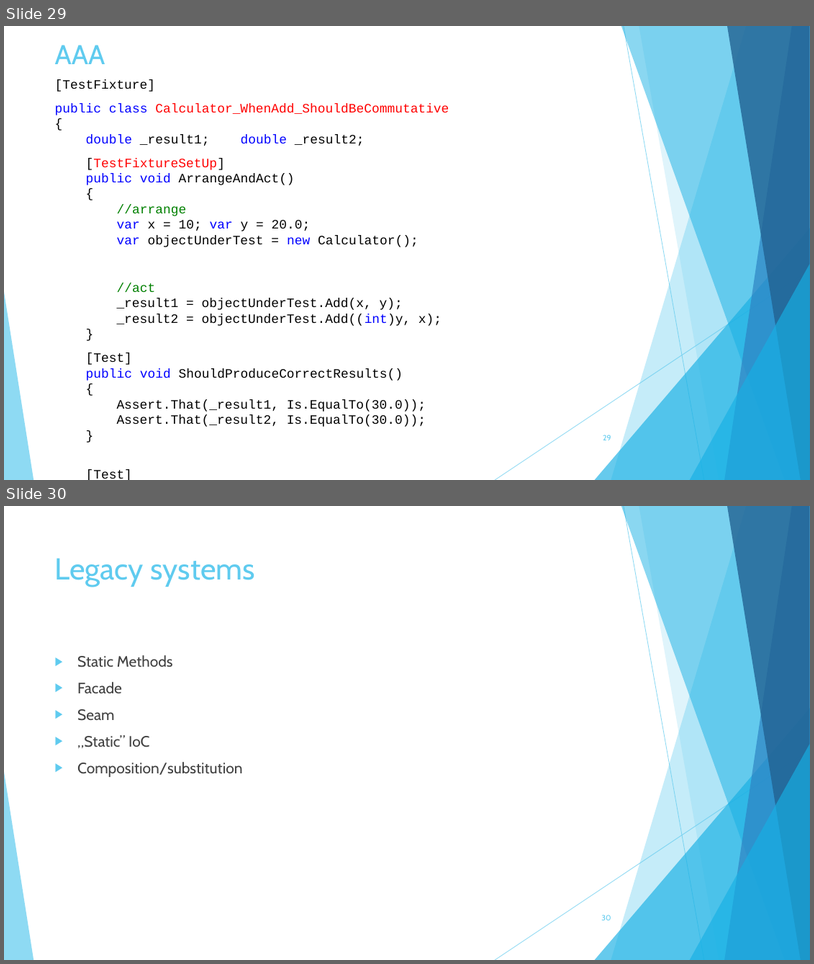
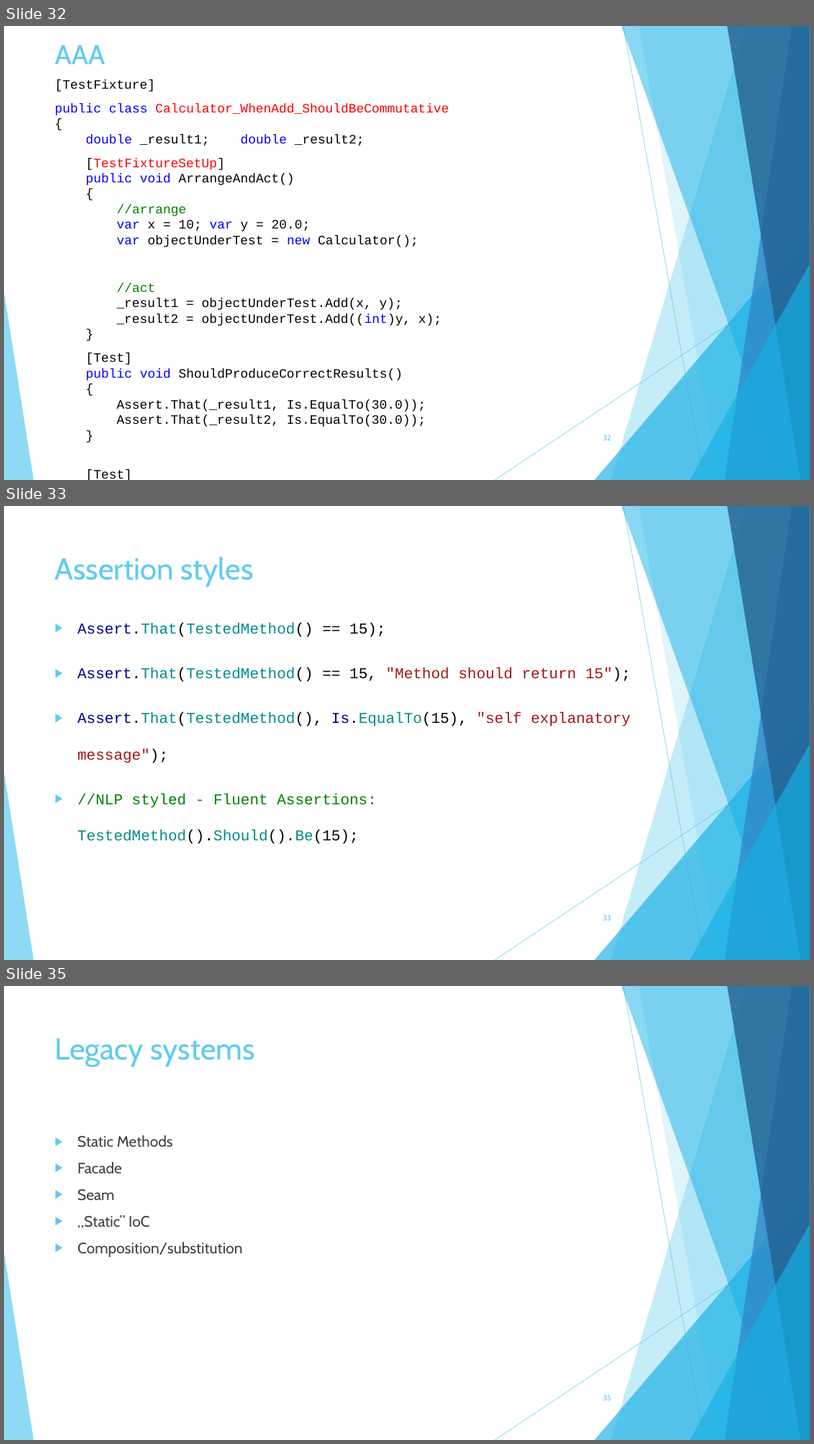
Before and after one commit to szubartm/TddAndBdd.Materials, a slide deck: TDD/Testing in TDD spirit.pptx. Shown one above the other, each under a label of ours: slides 29 and 30 before the commit, slides 32, 33 and 35 after it; the slides between them are not shown. The pictures are 814x964 and 814x1444 pixels, drawn with LibreOffice and Linux fonts; fonts in the diff are those of the drawing. Boxes give left, top, right and bottom in pixels: in the first picture for what was removed or moved away, otherwise in the second. Text is boxed around its words. In the diff, an @@ line names an element or a change of style, - is before the commit and + after.

```diff
--- a/TDD/Testing in TDD spirit.pptx
+++ b/TDD/Testing in TDD spirit.pptx
@@ slide 33 added at (4,506,810,960), background #FFFFFF; not listed: 10 template elements that a slide beside it also shows @@
@@ title added at (55,556,253,587), 36 pt, text #5FCBEF @@
+Assertion styles
@@ text added at (77,623,631,844), 18 pt, text #008B8B @@
+▶ Assert.That(TestedMethod() == 15);
+▶ Assert.That(TestedMethod() == 15, "Method should return 15");
+▶ Assert.That(TestedMethod(), Is.EqualTo(15), "self explanatory message");
+▶ //NLP styled - Fluent Assertions:
+  TestedMethod().Should().Be(15);
@@ page number added at (603,914,611,920), 9 pt, text #5FCBEF @@
+33
@@ what was slide 29 is now slide 32 @@
@@ page number at (603,434,611,440): text changed @@
-29
+32
@@ what was slide 30 is now slide 35 @@
@@ page number at (603,1394,611,1400): text changed @@
-30
+35
```
Also in this commit, not shown: 5 slides changed, 8 other slides added.
